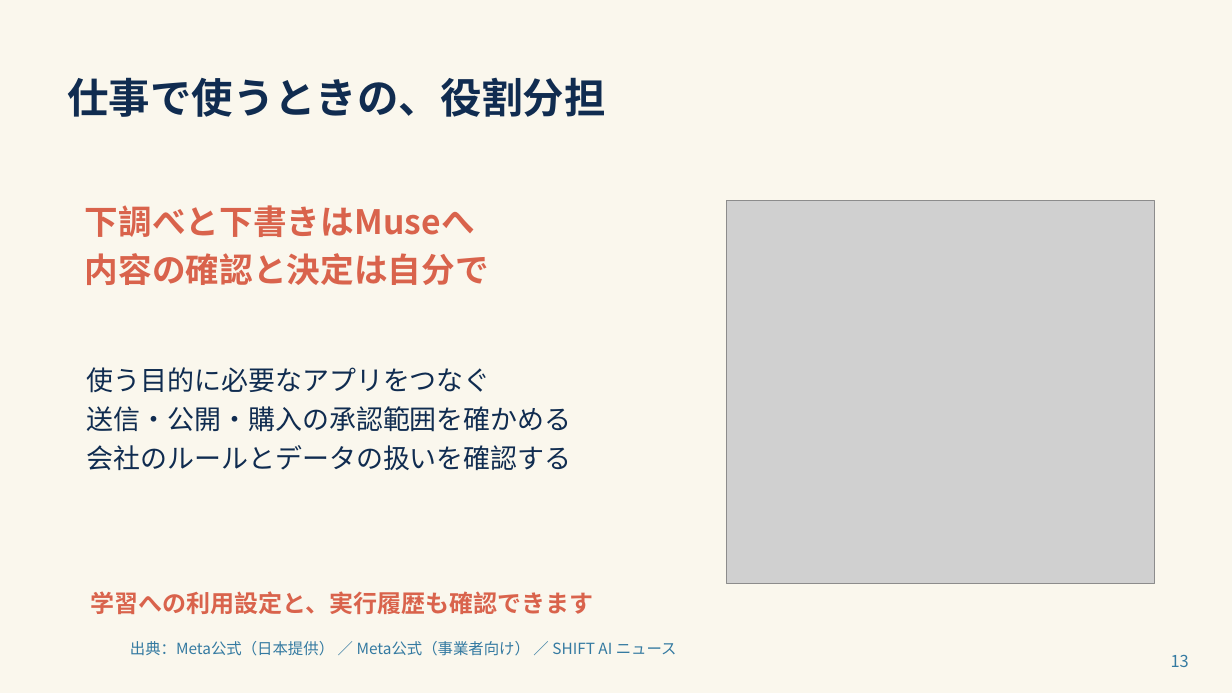
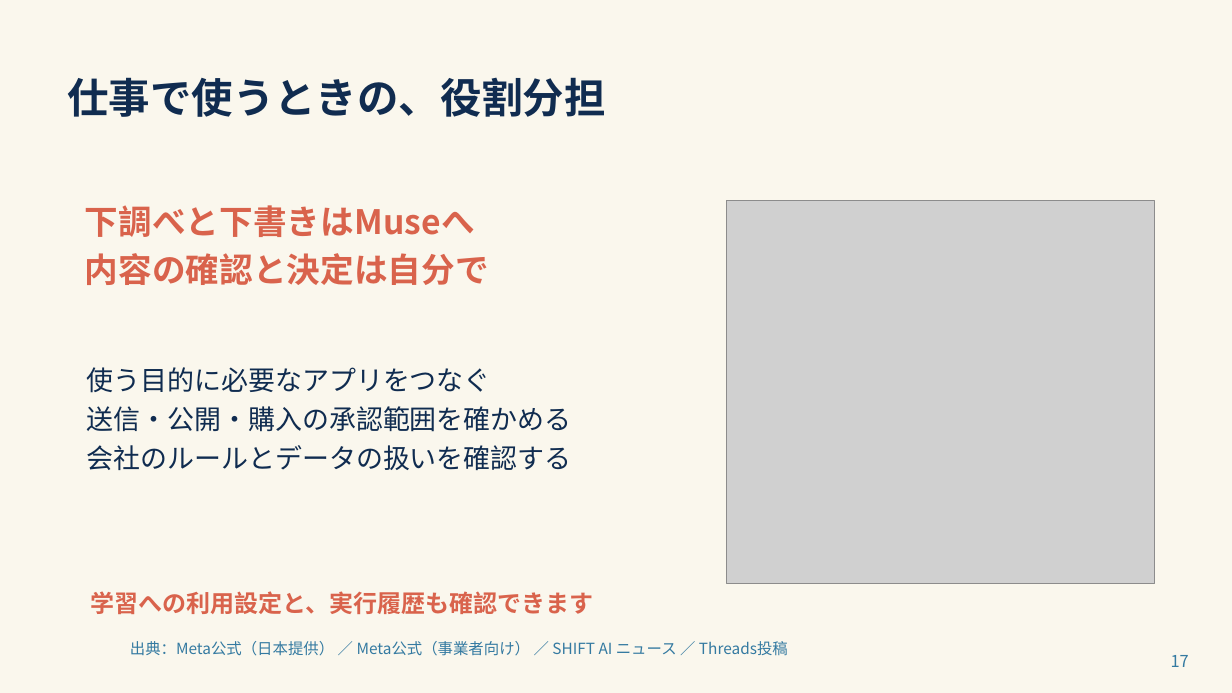
Before and after one commit to lc100068-cmd/muse-AiSeminar, a slide deck: slide 17 of slides/muse-ai-seminar.pptx (slide 13 before the commit). Drawn at 1232x693 pixels with LibreOffice and Linux fonts; fonts in the diff are those of the drawing; grey boxes stand for pictures; background and template pictures are left out. Boxes give left, top, right and bottom in pixels: in the first picture for what was removed or moved away, otherwise in the second. Text is boxed around its words. In the diff, an @@ line names an element or a change of style, - is before the commit and + after.

```diff
--- a/slides/muse-ai-seminar.pptx
+++ b/slides/muse-ai-seminar.pptx
@@ text at bbox=[130, 641, 788, 656]: text changed @@
-出典：Meta公式（日本提供） ／ Meta公式（事業者向け） ／ SHIFT AI ニュース
+出典：Meta公式（日本提供） ／ Meta公式（事業者向け） ／ SHIFT AI ニュース ／ Threads投稿
@@ text at bbox=[1171, 655, 1189, 667]: text changed @@
-13
+17
```
Also in this commit, not shown: 6 other slides changed, 5 slides added, 28 other files.
